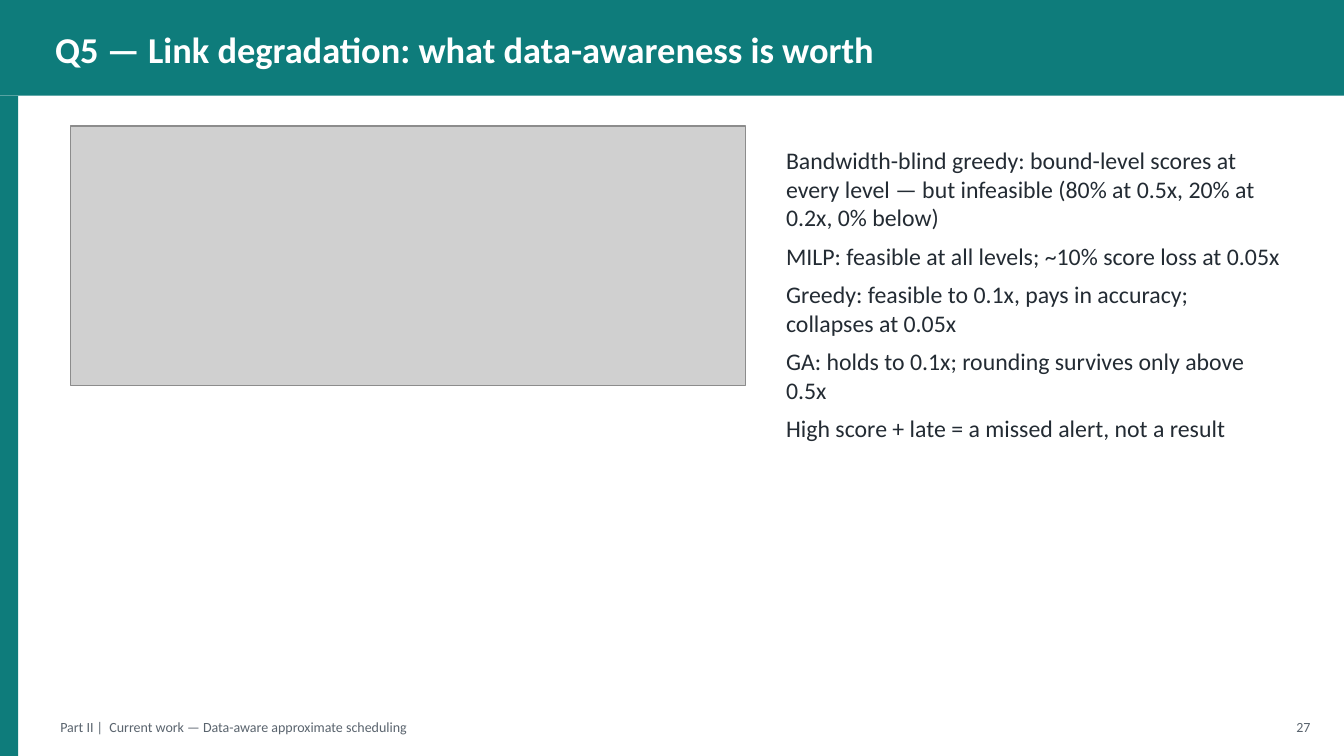
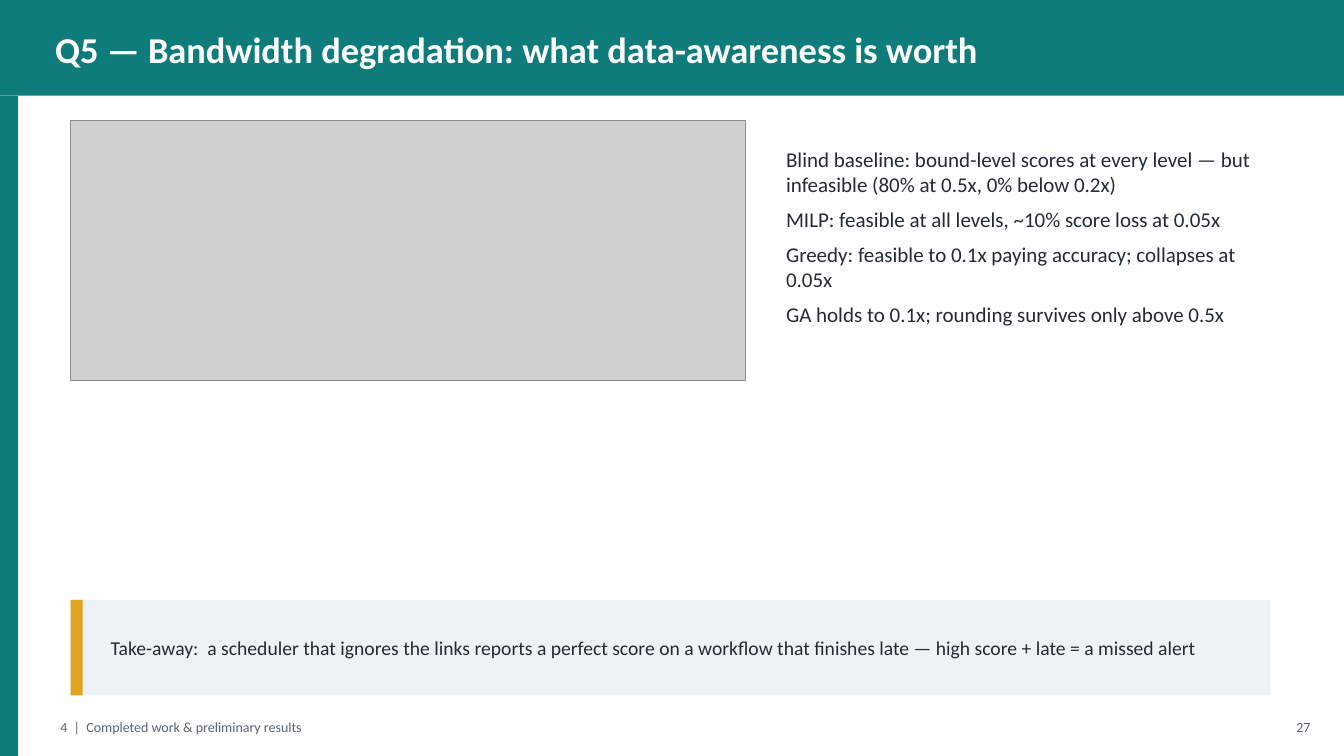
Before and after one commit to gayanigupta/data-aware-scheduling, a slide deck: slide 28 of slides/data-aware-scheduling.pptx. Drawn at 1344x756 pixels with LibreOffice and Linux fonts; fonts in the diff are those of the drawing; grey boxes stand for pictures. Boxes give left, top, right and bottom in pixels: in the first picture for what was removed or moved away, otherwise in the second. Text is boxed around its words. In the diff, an @@ line names an element or a change of style, - is before the commit and + after.

```diff
--- a/slides/data-aware-scheduling.pptx
+++ b/slides/data-aware-scheduling.pptx
@@ text at box(55, 37, 977, 69): text changed @@
-Q5 — Link degradation: what data-awareness is worth
+Q5 — Bandwidth degradation: what data-awareness is worth
@@ picture: place and size @@
-picture at box(71, 126, 746, 385)
+picture at box(71, 121, 746, 380)
@@ text at box(786, 152, 1250, 326): text changed; size 17 to 15 pt @@
-Bandwidth-blind greedy: bound-level scores at every level — but infeasible (80% at 0.5x, 20% at 0.2x, 0% below)
-MILP: feasible at all levels; ~10% score loss at 0.05x
-Greedy: feasible to 0.1x, pays in accuracy; collapses at 0.05x
-GA: holds to 0.1x; rounding survives only above 0.5x
-High score + late = a missed alert, not a result
+Blind baseline: bound-level scores at every level — but infeasible (80% at 0.5x, 0% below 0.2x)
+MILP: feasible at all levels, ~10% score loss at 0.05x
+Greedy: feasible to 0.1x paying accuracy; collapses at 0.05x
+GA holds to 0.1x; rounding survives only above 0.5x
@@ rectangle added at box(71, 600, 1270, 696), fill #EDF2F7 @@
@@ rectangle added at box(71, 600, 83, 696), fill #E0A41E @@
@@ text added at box(111, 641, 1195, 659), 14 pt, text #232B33 @@
+Take-away: a scheduler that ignores the links reports a perfect score on a workflow that finishes late — high score + late = a missed alert
@@ text at box(60, 722, 302, 734): text changed @@
-Part II | Current work — Data-aware approximate scheduling
+4 | Completed work & preliminary results
```
Also in this commit, not shown: 20 other slides changed, 24 slides added, 22 slides removed, 2 other files.
